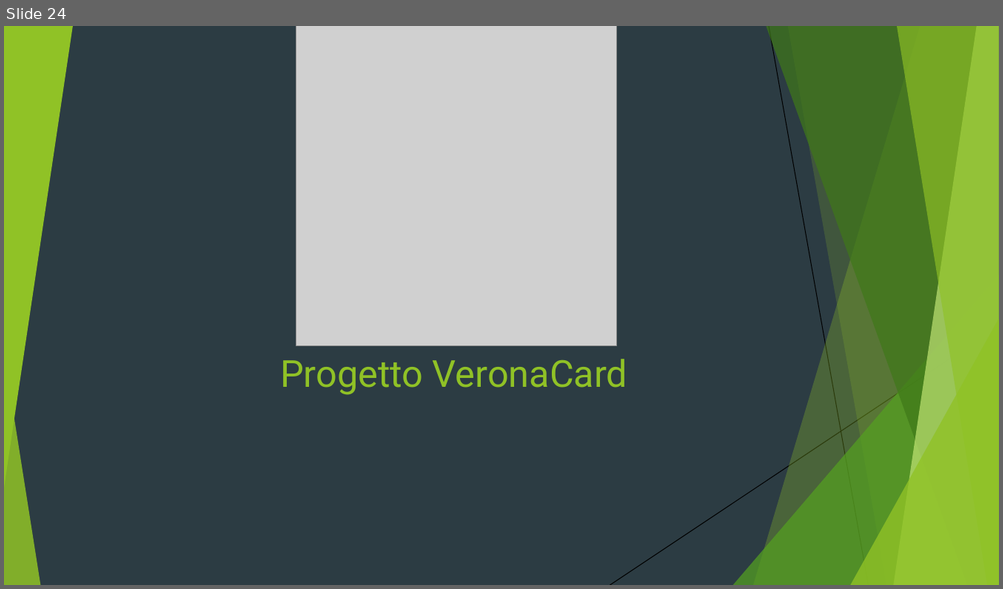
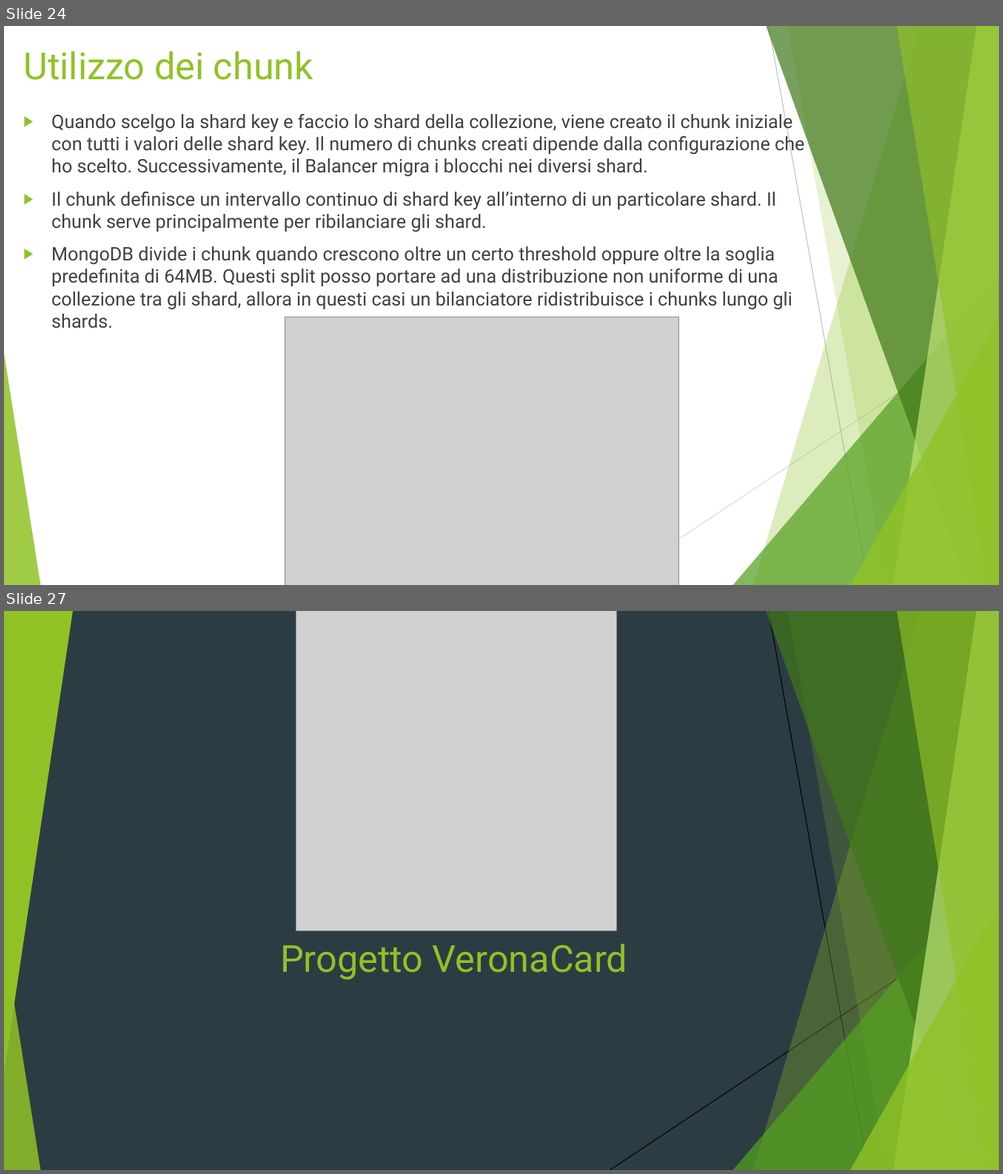
Before and after one commit to Buzzolan/VeronaCardMongoDB, a slide deck: Presentazione_progetto.pptx. Shown one above the other, each under a label of ours: slide 24 before the commit, slides 24 and 27 after it; the slides between them are not shown. The pictures are 1003x589 and 1003x1174 pixels, drawn with LibreOffice and Linux fonts; fonts in the diff are those of the drawing; grey boxes stand for pictures. Boxes give left, top, right and bottom in pixels: in the first picture for what was removed or moved away, otherwise in the second. Text is boxed around its words. In the diff, an @@ line names an element or a change of style, - is before the commit and + after.

Commit message:
chunk

```diff
--- a/Presentazione_progetto.pptx
+++ b/Presentazione_progetto.pptx
@@ slide 24 added at bbox=[4, 26, 999, 585], background #FFFFFF; not listed: 8 template elements that a slide beside it also shows @@
@@ line added from (768, 26) to (868, 585), #BFBFBF 0.75 pt @@
@@ title added at bbox=[23, 51, 313, 80], 36 pt, text #90C226 @@
+Utilizzo dei chunk
@@ text added at bbox=[51, 111, 804, 329], 18 pt, text #404040 @@
+▶ Quando scelgo la shard key e faccio lo shard della collezione, viene creato il chunk iniziale con tutti i valori delle shard key. Il numero di chunks creati dipende dalla configurazione che ho scelto. Successivamente, il Balancer migra i blocchi nei diversi shard.
+▶ Il chunk definisce un intervallo continuo di shard key all’interno di un particolare shard. Il chunk serve principalmente per ribilanciare gli shard.
+▶ MongoDB divide i chunk quando crescono oltre un certo threshold oppure oltre la soglia predefinita di 64MB. Questi split posso portare ad una distribuzione non uniforme di una collezione tra gli shard, allora in questi casi un bilanciatore ridistribuisce i chunks lungo gli shards.
@@ picture added at bbox=[284, 317, 678, 585] @@
@@ line added from (999, 326) to (610, 585), #D9D9D9 0.75 pt @@
@@ what was slide 24 is now slide 27 @@
```
Also in this commit, not shown: 1 slide changed, 2 other slides added, 5 other files.
